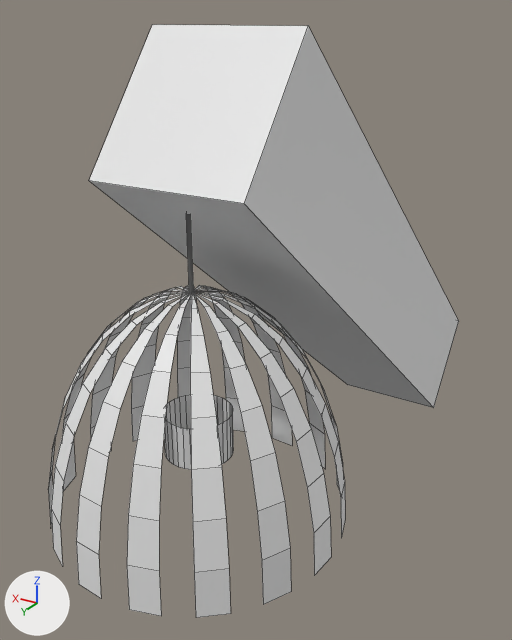
The Blender file Lamp.blend as it was, and as the next commit left it.
The view is the same before and after, from a camera (50 mm lens) standing at (-0.104, 1.73, 1.751) and looking at (0.497, 0.729, 1.251). Every picture has the same lights, and +X, +Y and +Z are marked at lower left. Mesh edges are drawn as thin lines.

Script lines for the objects in view, before the commit:
```python
me_cube_002 = bpy.data.meshes.new('Cube.002')
me_cube_002.from_pydata(...)  # a box spanning x -0.78..1.0, y -1.0..1.0, z -1.0..1.0
me_lamp = bpy.data.meshes.new('Lamp')
me_lamp.from_pydata(...)  # 385 vertices, 195 faces, 1 loose edge; spans x -0.217..0.217, y -0.217..0.217, z -0.07..0.394
ob_hand = bpy.data.objects.new('Hand', me_cube_002)
ob_hand.location = (0.417, 0.626, 1.348)
ob_hand.rotation_euler = (0.0, 0.673, -14.14)  # degrees (0, 39, 270)
ob_hand.scale = (0.626, 0.114, 0.114)
ob_lamp = bpy.data.objects.new('Lamp', me_lamp)
ob_lamp.location = (0.417, 1.026, 1.144)
ob_lamp.rotation_euler = (0.0, 0.0, -14.14)  # degrees (0, 0, 270)
```
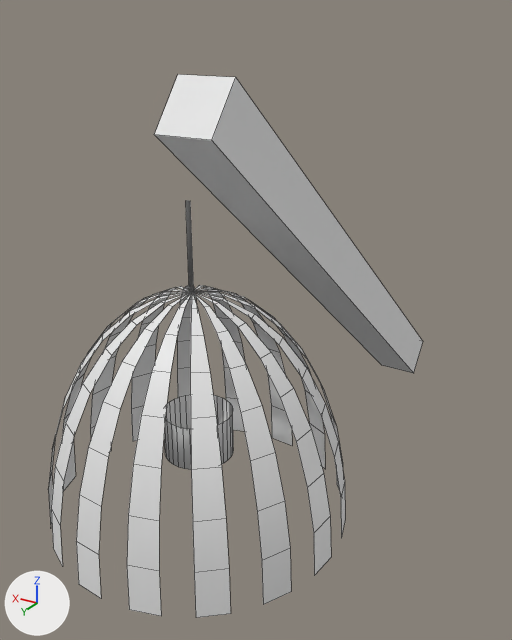
The change, as a diff of the scene's bpy script:
```diff
--- a/Lamp.blend.py
+++ b/Lamp.blend.py
@@ me_lamp @@
 me_lamp.from_pydata(...)  # 385 vertices, 195 faces, 1 loose edge; spans x -0.217..0.217, y -0.217..0.217, z -0.07..0.394
 # used by ob_lamp; location = (0.417, 1.026, 1.144); rotation_euler = (0.0, 0.0, -14.14), in degrees (0, 0, 270)
+# me_lamp part 1: all faces are now shaded smooth (195 of 195 changed)
@@ me_cube_002 @@
 me_cube_002.from_pydata(...)  # 8 vertices, 6 faces; spans x -0.78..1.0, y -1.0..1.0, z -1.0..1.0
 # used by ob_hand; location = (0.417, 0.626, 1.348); rotation_euler = (0.0, 0.673, -14.14), in degrees (0, 39, 270); scale = (0.626, 0.114, 0.114)
+# me_cube_002 part 2: the whole mesh is scaled about its middle by (1, 0.371, 0.371)
```

Location of each change, [x1, y1, x2, y2] in pixels of the pictures (512 x 640 px):
'Hand', mesh rescaled (27% narrower, 22% shorter)
    before: [89, 25, 459, 408]
    after: [154, 74, 423, 373]
part 1 of me_lamp, shading changed
    both: [48, 215, 345, 618]
